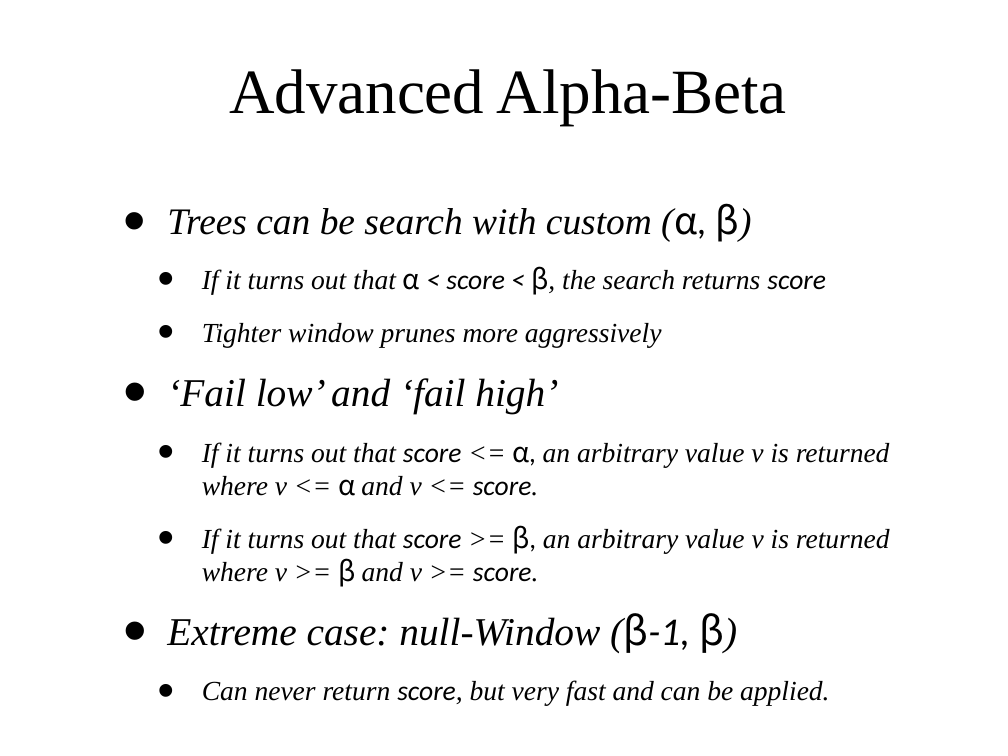
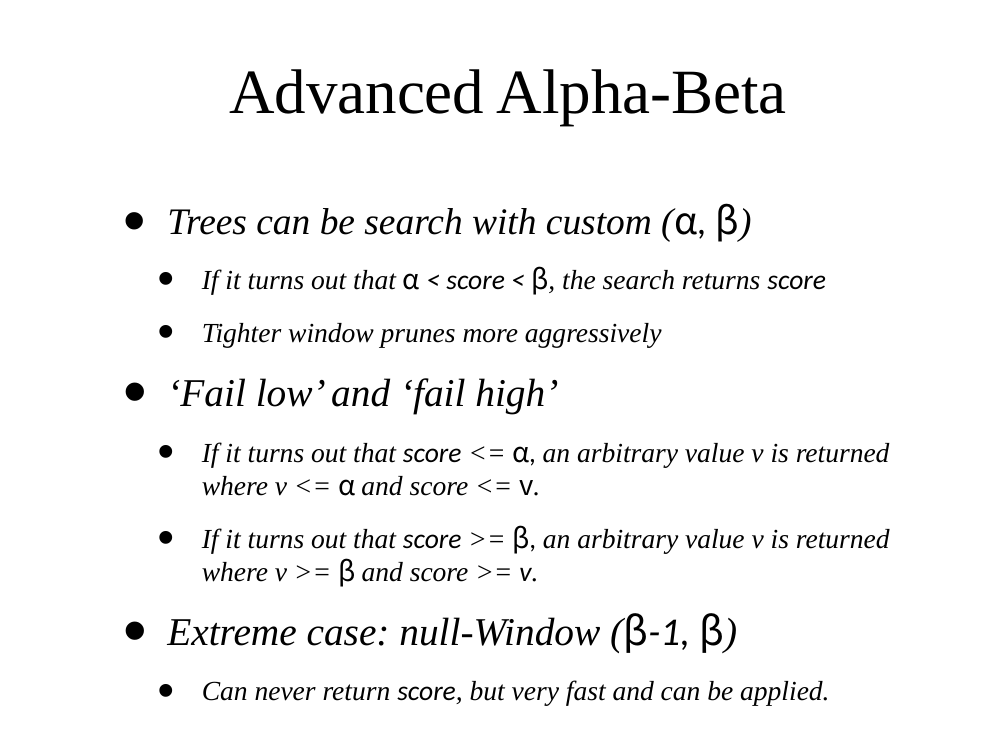
Before and after one commit to amod0017/rit-othello, a slide deck: slide 9 of Othello/other/Othello-Presentation-2.ppt. Drawn at 1008x756 pixels with LibreOffice and Linux fonts; fonts in the diff are those of the drawing; background and template pictures are left out. Boxes give left, top, right and bottom in pixels: in the first picture for what was removed or moved away, otherwise in the second. Text is boxed around its words. In the diff, an @@ line names an element or a change of style, - is before the commit and + after.

```diff
--- a/Othello/other/Othello-Presentation-2.ppt
+++ b/Othello/other/Othello-Presentation-2.ppt
@@ text at [202,442,890,587]: text changed @@
-  • If it turns out that score <= α, an arbitrary value v is returned where v <= α and v <= score.
-  • If it turns out that score >= β, an arbitrary value v is returned where v >= β and v >= score.
+  • If it turns out that score <= α, an arbitrary value v is returned where v <= α and score <= v.
+  • If it turns out that score >= β, an arbitrary value v is returned where v >= β and score >= v.
```
Also in this commit, not shown: 12 other slides changed.
